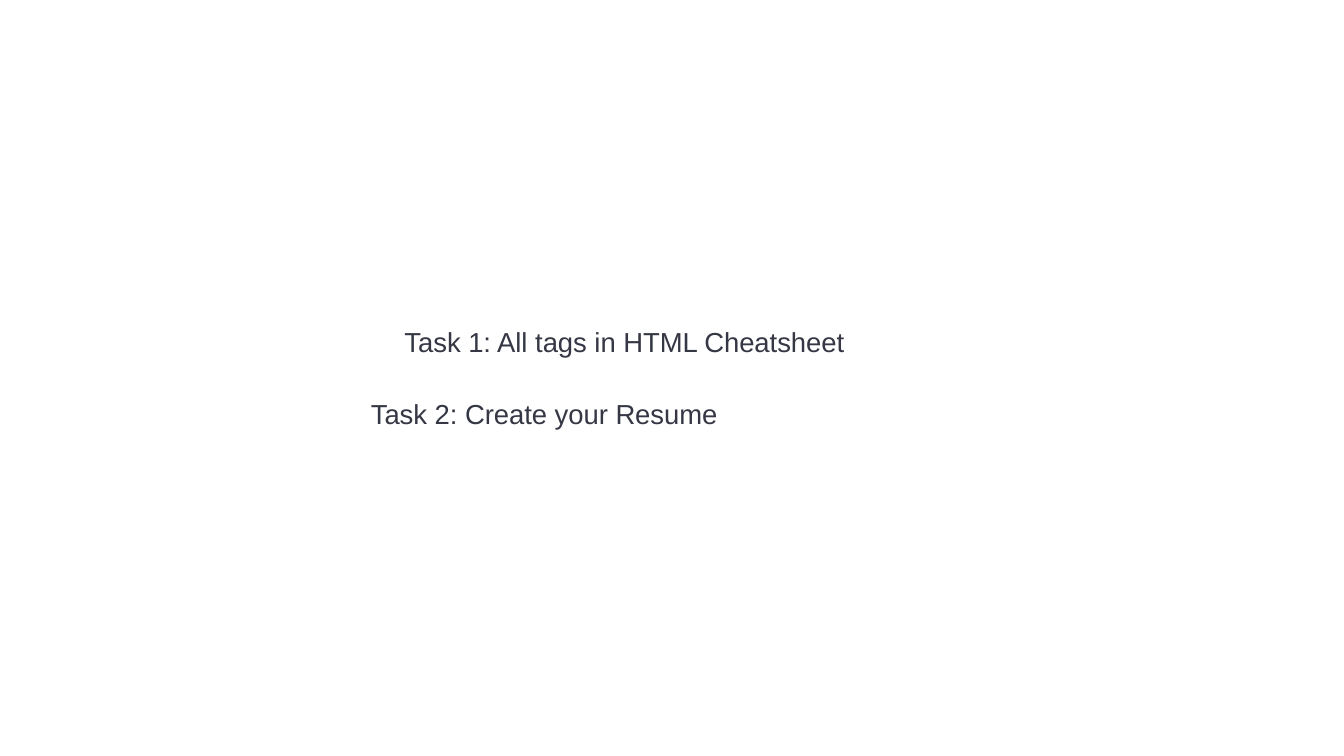
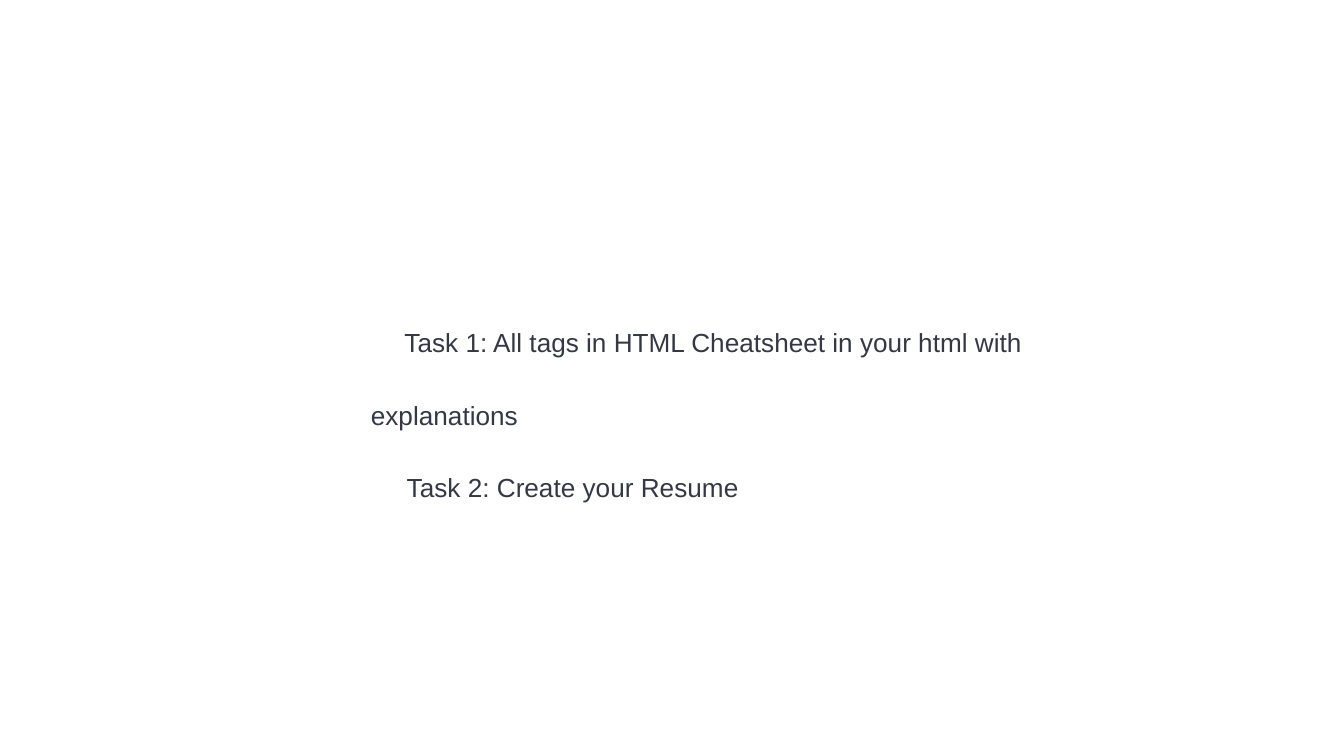
Before and after one commit to vishwanantha/javascript-101, a slide deck: slide 13 of ppt/000a - HTML Basics.pptx (slide 12 before the commit). Drawn at 1344x756 pixels with LibreOffice and Linux fonts; fonts in the diff are those of the drawing; background and template pictures are left out. Boxes give left, top, right and bottom in pixels: in the first picture for what was removed or moved away, otherwise in the second. Text is boxed around its words. In the diff, an @@ line names an element or a change of style, - is before the commit and + after.

Commit message:
cheatsheets

```diff
--- a/ppt/000a - HTML Basics.pptx
+++ b/ppt/000a - HTML Basics.pptx
@@ text at box(371, 333, 1022, 503): text changed; size 14.7 to 14 pt @@
-  Task 1: All tags in HTML Cheatsheet
-  Task 2: Create your Resume
+  Task 1: All tags in HTML Cheatsheet in your html with explanations
+  Task 2: Create your Resume
```
Also in this commit, not shown: 5 other slides changed, 1 slide added, 4 other files.
